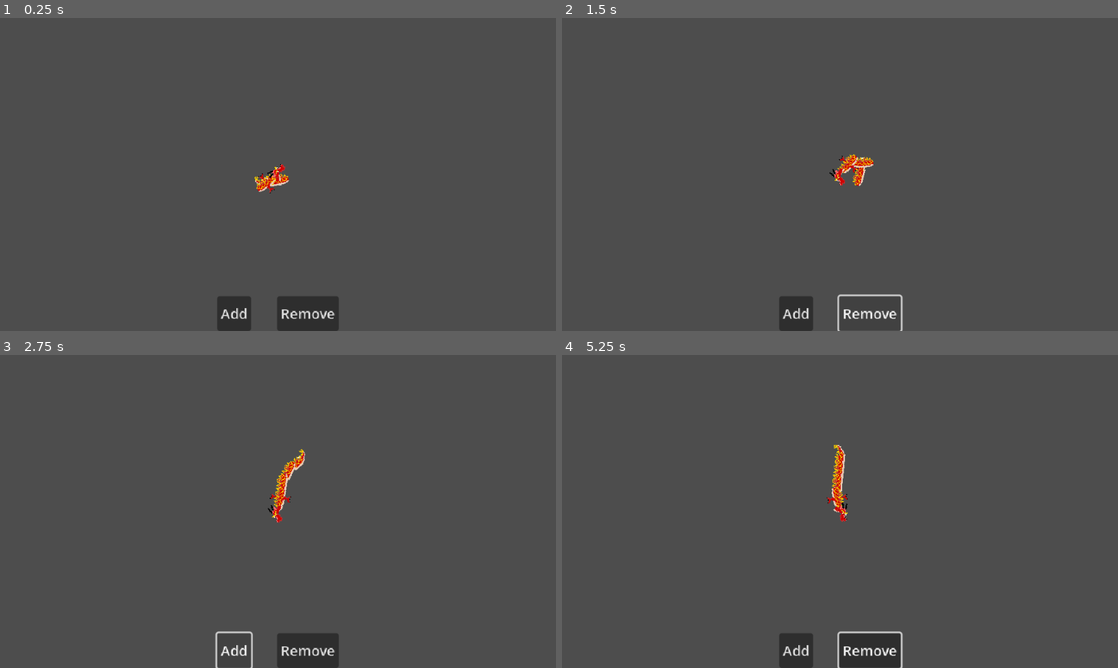
Above: before the commit, frames 1-4 (two rows, left to right).
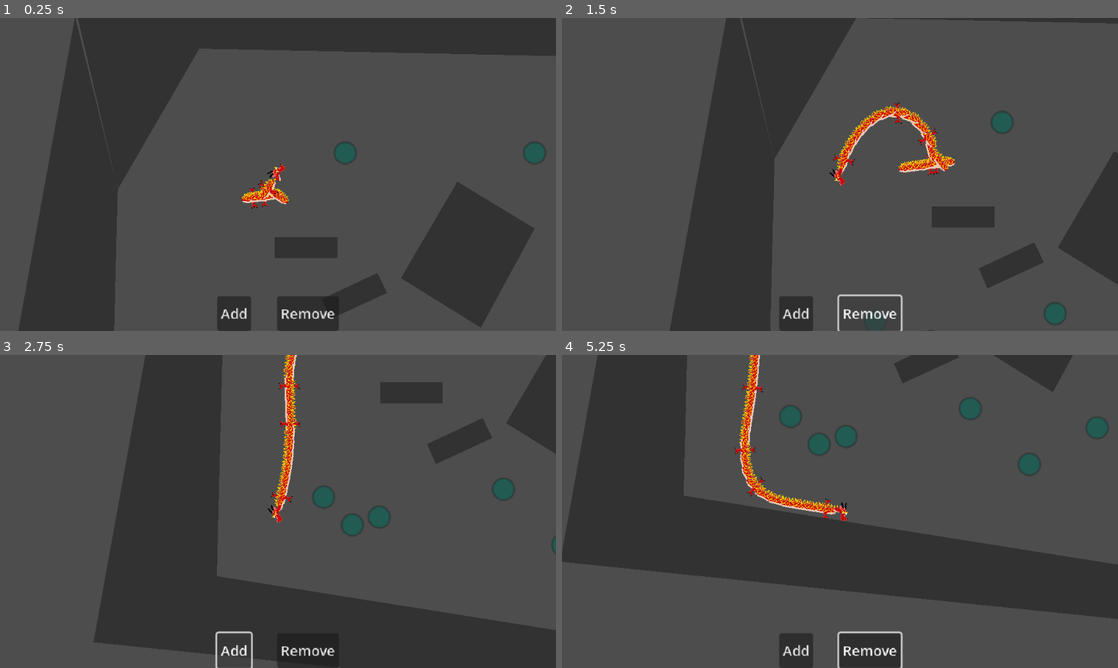
Above: after the commit, the same moments.

Repository: Steaf23/GMTK-2025
Game: Godot game, scene res://world.tscn
Two runs of this game, one before a commit and one after it. Both use one fixed random seed, a clock stepped at 60 frames per second and the inputs below.
Inputs (mouse positions are in pixels of both pictures, inside the frame that each line leads up to):
- Up to frame 1 (0.25 s): no input
- Up to frame 2 (1.5 s): click "Add" at 0.5 s; click "Remove" at 1.25 s
- Up to frame 3 (2.75 s): click "Add" at 2 s
- Up to frame 4 (5.25 s): click "Remove" at 2.75 s; click "Add" at 3.5 s; click "Remove" at 4.25 s; move the mouse to (962, 495) at 5.02 s

The runs differ from the first frame. In frame 1, 32% of the frame differs, in the area x 3-100%, y 0-100%; in frame 2, 23%; in frame 3, 32%; in frame 4, 34%, in the area x 0-100%, y 0-85%.

Commit message:
- implemented constriction mechanic to crush warriors by looping around them

Diff:
--- /dev/null
+++ b/constriction_manager.gd
@@ -0,0 +1,52 @@
+class_name ConstrictionManager
+extends RefCounted
+
+class ConstrictionWindow extends RefCounted:
+	var age = 0
+	var start_segment = 0
+	var end_segment = 0
+
+	func _init(start: int, end: int) -> void:
+		start_segment = start
+		end_segment = end
+
+
+var windows: Array[ConstrictionWindow] = []
+
+func add_window(start: int, end: int) -> ConstrictionWindow:
+	for existing in windows:
+		if existing.start_segment == start and existing.end_segment == end:
+			return existing
+
+	var w = ConstrictionWindow.new(start, end)
+	windows.append(w)
+
+	return w
+
+
+func edit(window: ConstrictionWindow, new_start, new_end) -> ConstrictionWindow:
+	if window not in windows:
+		assert(false)
+		return window
+
+	window.start_segment = new_start
+	window.end_segment = new_end
+	window.age += 1
+
+	if window.start_segment - window.end_segment == 2:
+		windows.erase(window)
+		return null
+	else:
+		return window
+
+
+func remove_window(window: ConstrictionWindow) -> void:
+	windows.erase(window)
+
+
+func get_window(start_segment: int) -> ConstrictionWindow:
+	for w in windows:
+		if w.start_segment == start_segment:
+			return w
+
+	return null
--- a/dragon/body_segment.gd
+++ b/dragon/body_segment.gd
@@ -71,11 +71,12 @@
 
 
 func _on_segment_detect_body_exited(body: Node2D) -> void:
-	if body == self:
+	if body == self || body is not Segment:
 		return
 
 	body_collision_exited.emit(body)
 
 
-func _draw() -> void:
-	draw_string(ThemeDB.fallback_font, Vector2.ZERO + Vector2(-5, 5), str(idx), HORIZONTAL_ALIGNMENT_CENTER, -1, 16)
+## DEBUG DRAWING
+#func _draw() -> void:
+	#draw_string(ThemeDB.fallback_font, Vector2.ZERO + Vector2(-5, 5), str(idx), HORIZONTAL_ALIGNMENT_CENTER, -1, 16)
--- a/dragon/dragon.gd
+++ b/dragon/dragon.gd
@@ -2,7 +2,7 @@
 extends Node2D
 
 @export var follow_distance: int = 15
-@export var speed: int = 50
+@export var speed: int = 150
 @export var speed_mult: float = 1.0
 
 @onready var head: CharacterBody2D = $Head
@@ -12,11 +12,12 @@
 var strangle_points: PackedVector2Array = []
 
 # array of arrays, keeping track of segments that are part of a possible constriction.
-var constriction_windows: Array[ConstrictionWindow] = []
+var constriction_windows: ConstrictionManager = ConstrictionManager.new()
 
 func _ready() -> void:
-	for i in 3:
+	for i in 30:
 		add_segment()
+
 
 
 func _physics_process(delta: float) -> void:
@@ -27,12 +28,11 @@
 	var leading: Node2D = head
 	var idx = 0
 	for b in segments():
-		if not b.update_position(leading, follow_distance, cur_speed, delta, $Body.get_child_count() - idx):
+		if not b.update_position(leading, follow_distance, cur_speed, delta, b.get_index()):
 			break
 
 		leading = b
 		idx += 1
-
 
 func add_segment() -> void:
 	var segment = preload("res://dragon/body_segment.tscn").instantiate()
@@ -126,24 +126,36 @@
 			break
 		segment_idx += 1
 
-	var window = ConstrictionWindow.new()
-	window.power = 0
-	window.start_segment = $Body.get_child_count()
-	window.end_segment = segment_idx
-	constriction_windows.push_back(window)
-
-	$Body.get_child(-1).body_collision_exited.connect(func(body): segment_exited_collision($Body.get_child(-1), body, window), ConnectFlags.CONNECT_ONE_SHOT)
+	var window = constriction_windows.add_window($Body.get_child_count(), segment_idx)
+
+	#$Body.get_child(-1).body_collision_exited.connect(func(body): segment_exited_collision($Body.get_child(-1), body, window), ConnectFlags.CONNECT_ONE_SHOT)
 
 	#get_captured_consumables()
-	queue_redraw()
-
-
-func get_captured_consumables() -> void:
+	#queue_redraw()
+
+
+func update_captured_warriors(window: ConstrictionManager.ConstrictionWindow) -> Array[Dictionary]:
+	if window.start_segment < window.end_segment:
+		#assert(false, "Illegal window")
+		return []
+
+	var points: PackedVector2Array = []
+	var s = window.start_segment
+	while s >= window.end_segment:
+		var segment = $Body.get_child(s) as Segment
+		points.append(segment.global_position)
+		s -= 1
+
+	points.append(points[0])
+
+	if points.size() < 3:
+		return []
+
 	var space_state = get_world_2d().direct_space_state
 
 	# Use Convex or Concave shape depending on polygon type
 	var poly_shape = ConvexPolygonShape2D.new()
-	poly_shape.points = strangle_points
+	poly_shape.points = points
 
 	var shape_params = PhysicsShapeQueryParameters2D.new()
 	shape_params.shape = poly_shape
@@ -154,7 +166,14 @@
 	var results = space_state.intersect_shape(shape_params, 32)
 
 	for r in results:
-		print("Found body: ", r.collider)
+		if r.collider is Warrior:
+			(r.collider as Warrior).captured = true
+
+
+	strangle_points = points
+	queue_redraw()
+
+	return results
 
 
 func segments() -> Array[Segment]:
@@ -165,17 +184,58 @@
 
 
 # the segment the top segment collided with is the new ending segment of the loop
-func segment_exited_collision(old_start: Node2D, new_end: Node2D, window: ConstrictionWindow) -> void:
+func segment_exited_collision(old_start: Node2D, new_end: Node2D, window: ConstrictionManager.ConstrictionWindow) -> void:
 	if new_end is not Segment:
 		return
 
-	window.start_segment -= 1
-	$Body.get_child(window.start_segment).body_collision_exited.connect(func(body): segment_exited_collision($Body.get_child(window.start_segment), body, window), ConnectFlags.CONNECT_ONE_SHOT)
-	window.end_segment = new_end.get_index()
-	print(window.start_segment, " ", window.end_segment)
-
-
-class ConstrictionWindow:
-	var power = 0
-	var start_segment = 0
-	var end_segment = 0
+	var new_start = window.start_segment - 1
+	#$Body.get_child(new_start).body_collision_exited.connect(func(body): segment_exited_collision($Body.get_child(new_start), body, window), ConnectFlags.CONNECT_ONE_SHOT)
+	constriction_windows.edit(window, new_start, new_end.get_index())
+
+
+func _on_segment_detect_body_exited(body: Node2D) -> void:
+	if body is not Segment:
+		return
+
+	if not $StartTimer.is_stopped():
+		return
+
+	var body_idx = body.get_index()
+
+	# Create window between body_idx and the segment following the head
+	var window = constriction_windows.add_window($Body.get_child_count() - 1, body_idx)
+
+	var start_segment_body = $Body.get_child(window.start_segment)
+	#TODO: in eliminating double connection we can probably get rid of the left over windows too.
+	start_segment_body.body_collision_exited.connect(_on_segment_exited_segment.bind(start_segment_body), ConnectFlags.CONNECT_ONE_SHOT)
+
+
+func _on_segment_exited_segment(body: Node2D, origin_body: Segment) -> void:
+	var segment = body as Segment
+
+	var window = constriction_windows.get_window(origin_body.get_index())
+
+	if window == null:
+		#print("WINDOW WITH START_SEGMENT ", origin_body.get_index(), " DOES NOT EXIST!")
+		return
+
+	#print("CONTINUE WINDOW s:", window.start_segment, " e: ", window.end_segment)
+	# TODO: add check to remove constriction if the window is no longer constricting.
+	window = constriction_windows.edit(window, window.start_segment - 1, body.get_index())
+	if not window:
+		#print("WINDOW DISCARDED BY MANAGER!")
+		return
+
+	var start_segment_body = $Body.get_child(window.start_segment)
+	start_segment_body.body_collision_exited.connect(_on_segment_exited_segment.bind(start_segment_body), ConnectFlags.CONNECT_ONE_SHOT)
+
+	var res = update_captured_warriors(window)
+	if res.is_empty():
+		constriction_windows.remove_window(window)
+
+	## Invalid window cleanup...
+	#var dist = start_segment_body.global_position.distance_to(body.global_position)
+	#await get_tree().create_timer(0.5).timeout
+	#
+	#if dist < start_segment_body.global_position.distance_to(body.global_position):
+		#print("WINDOW at start ", start_segment_body.get_index(), " to loose!")
--- a/dragon/dragon.tscn
+++ b/dragon/dragon.tscn
@@ -45,6 +45,9 @@
 "speed": 5.0
 }]
 
+[sub_resource type="CircleShape2D" id="CircleShape2D_qw8pt"]
+radius = 8.0
+
 [node name="Dragon" type="Node2D"]
 script = ExtResource("1_lmeim")
 
@@ -78,12 +81,20 @@
 autoplay = "default"
 flip_h = true
 
-[node name="Area2D" type="Area2D" parent="Head"]
+[node name="SegmentDetect" type="Area2D" parent="Head"]
+collision_layer = 0
 
-[node name="CollisionShape2D" type="CollisionShape2D" parent="Head/Area2D"]
+[node name="CollisionShape2D" type="CollisionShape2D" parent="Head/SegmentDetect"]
+shape = SubResource("CircleShape2D_qw8pt")
 
 [node name="Line2D" type="Line2D" parent="."]
+
+[node name="StartTimer" type="Timer" parent="."]
+wait_time = 2.0
+one_shot = true
+autostart = true
 
 [connection signal="area_entered" from="Head/HeadPivot/Mouth" to="." method="_on_mouth_area_entered"]
 [connection signal="body_entered" from="Head/HeadPivot/Mouth" to="." method="_on_mouth_body_entered"]
 [connection signal="animation_finished" from="Head/HeadPivot/Sprite" to="Head" method="_on_sprite_animation_finished"]
+[connection signal="body_exited" from="Head/SegmentDetect" to="." method="_on_segment_detect_body_exited"]
--- a/warrior.gd
+++ b/warrior.gd
@@ -1 +1,37 @@
+class_name Warrior
 extends CharacterBody2D
+
+signal killed()
+
+@onready var captured: bool = false:
+	set(value):
+		if not is_stuck():
+			captured = false
+
+		if value and not captured:
+			$ConstrictTimer.start()
+			captured = true
+
+		if not value:
+			captured = false
+
+
+func _ready() -> void:
+	for c in $Rays.get_children():
+		c.add_exception(self)
+
+
+func is_stuck() -> bool:
+	for c in $Rays.get_children():
+		if not c.is_colliding():
+			return false
+
+	return true
+
+
+func _on_constrict_timer_timeout() -> void:
+	if not is_stuck():
+		captured = false
+		return
+
+	killed.emit()
--- a/warrior.tscn
+++ b/warrior.tscn
@@ -8,8 +8,17 @@
 [sub_resource type="CircleShape2D" id="CircleShape2D_dvau4"]
 radius = 18.0278
 
+[sub_resource type="Gradient" id="Gradient_pkbmn"]
+offsets = PackedFloat32Array(0.246753, 0.311688)
+colors = PackedColorArray(0.133333, 0.360784, 0.32549, 1, 0, 0, 0, 0)
+
+[sub_resource type="GradientTexture2D" id="GradientTexture2D_373gj"]
+gradient = SubResource("Gradient_pkbmn")
+fill = 1
+fill_from = Vector2(0.5, 0.5)
+
 [node name="Warrior" type="CharacterBody2D"]
-collision_layer = 15
+collision_layer = 14
 collision_mask = 15
 motion_mode = 1
 script = ExtResource("1_pkbmn")
@@ -22,3 +31,51 @@
 
 [node name="CollisionShape2D" type="CollisionShape2D" parent="ConsumeArea"]
 shape = SubResource("CircleShape2D_dvau4")
+
+[node name="Rays" type="Node2D" parent="."]
+
+[node name="RayCast2D3" type="RayCast2D" parent="Rays"]
+rotation = 1.57069
+target_position = Vector2(0, 30)
+collision_mask = 15
+
+[node name="RayCast2D4" type="RayCast2D" parent="Rays"]
+rotation = 1.57069
+target_position = Vector2(0, -30)
+collision_mask = 15
+
+[node name="RayCast2D" type="RayCast2D" parent="Rays"]
+target_position = Vector2(0, 30)
+collision_mask = 15
+
+[node name="RayCast2D2" type="RayCast2D" parent="Rays"]
+target_position = Vector2(0, -30)
+collision_mask = 15
+
+[node name="RayCast2D5" type="RayCast2D" parent="Rays"]
+rotation = 0.785398
+target_position = Vector2(0, 30)
+collision_mask = 15
+
+[node name="RayCast2D6" type="RayCast2D" parent="Rays"]
+rotation = 0.785398
+target_position = Vector2(0, -30)
+collision_mask = 15
+
+[node name="RayCast2D7" type="RayCast2D" parent="Rays"]
+rotation = -0.785398
+target_position = Vector2(0, 30)
+collision_mask = 15
+
+[node name="RayCast2D8" type="RayCast2D" parent="Rays"]
+rotation = -0.785398
+target_position = Vector2(0, -30)
+collision_mask = 15
+
+[node name="ConstrictTimer" type="Timer" parent="."]
+one_shot = true
+
+[node name="Sprite2D" type="Sprite2D" parent="."]
+texture = SubResource("GradientTexture2D_373gj")
+
+[connection signal="timeout" from="ConstrictTimer" to="." method="_on_constrict_timer_timeout"]
--- a/world.gd
+++ b/world.gd
@@ -6,9 +6,26 @@
 func _ready() -> void:
 	randomize()
 
+	for c in $Enemies.get_children():
+		if c is Warrior:
+			c.killed.connect(_on_warrior_killed.bind(c))
+
+
 func _on_add_pressed() -> void:
 	dragon.add_segment()
 
 
 func _on_remove_pressed() -> void:
 	dragon.remove_segment()
+
+
+func _process(delta: float) -> void:
+	var text = ""
+	for w in dragon.constriction_windows.windows:
+		text += "Diff: %s, Start: %s, End: %s\n" % [w.start_segment - w.end_segment, w.start_segment, w.end_segment]
+	$CanvasLayer/Label.text = text
+
+
+func _on_warrior_killed(warrior: Warrior) -> void:
+	dragon.add_segment()
+	warrior.queue_free()
--- a/world.tscn
+++ b/world.tscn
@@ -43,19 +43,38 @@
 position = Vector2(1, 2)
 shape = SubResource("RectangleShape2D_fj7yv")
 
-[node name="Warrior" parent="." instance=ExtResource("3_tlwt5")]
-position = Vector2(161, 169)
-
 [node name="Walls" type="StaticBody2D" parent="."]
 position = Vector2(161, 169)
 collision_layer = 7
 collision_mask = 7
+
+[node name="Polygon2D" type="Polygon2D" parent="Walls"]
+color = Color(0.197937, 0.197937, 0.197937, 1)
+polygon = PackedVector2Array(-371, -384, 781, -369, 737, 300, -472, 176, -372, -377, -323, -178, -330, 100, -330, 100, 684, 261, 677, -321, -229, -340, -323, -178)
+
+[node name="Polygon2D4" type="Polygon2D" parent="Walls"]
+color = Color(0.197937, 0.197937, 0.197937, 1)
+polygon = PackedVector2Array(-70, -99, -70, -123, -142, -123, -142, -99)
+
+[node name="Polygon2D3" type="Polygon2D" parent="Walls"]
+color = Color(0.197937, 0.197937, 0.197937, 1)
+polygon = PackedVector2Array(-24, -82, -13, -59, -78, -29, -88, -52)
+
+[node name="Polygon2D2" type="Polygon2D" parent="Walls"]
+color = Color(0.197937, 0.197937, 0.197937, 1)
+polygon = PackedVector2Array(68, -187, 157, -133, 95, -19, 3, -76)
 
 [node name="CollisionPolygon2D" type="CollisionPolygon2D" parent="Walls"]
 position = Vector2(50, 0)
 polygon = PackedVector2Array(-373, -178, -279, -340, 627, -321, 634, 261, -379, 100, -373, -178, -468, -166, -529, 180, 692, 307, 734, -369, -421, -387, -468, -166)
 
 [node name="CanvasLayer" type="CanvasLayer" parent="."]
+
+[node name="Label" type="Label" parent="CanvasLayer"]
+visible = false
+offset_right = 40.0
+offset_bottom = 23.0
+text = "WTF"
 
 [node name="HBoxContainer" type="HBoxContainer" parent="CanvasLayer"]
 anchors_preset = 7
@@ -79,30 +98,35 @@
 layout_mode = 2
 text = "Remove"
 
-[node name="Warrior8" parent="." instance=ExtResource("3_tlwt5")]
-position = Vector2(307, 191)
-
-[node name="Warrior2" parent="." instance=ExtResource("3_tlwt5")]
-position = Vector2(229, 233)
-
-[node name="Warrior3" parent="." instance=ExtResource("3_tlwt5")]
-position = Vector2(-46, 178)
-
-[node name="Warrior4" parent="." instance=ExtResource("3_tlwt5")]
-position = Vector2(-13, 210)
-
-[node name="Warrior5" parent="." instance=ExtResource("3_tlwt5")]
-position = Vector2(318, -51)
-
-[node name="Warrior6" parent="." instance=ExtResource("3_tlwt5")]
-position = Vector2(100, -51)
-
-[node name="Warrior7" parent="." instance=ExtResource("3_tlwt5")]
-position = Vector2(18, 201)
-
 [node name="AudioStreamPlayer" type="AudioStreamPlayer" parent="."]
 stream = ExtResource("4_aqk2v")
 autoplay = true
 
+[node name="Enemies" type="Node2D" parent="."]
+
+[node name="Warrior8" parent="Enemies" instance=ExtResource("3_tlwt5")]
+position = Vector2(307, 191)
+
+[node name="Warrior2" parent="Enemies" instance=ExtResource("3_tlwt5")]
+position = Vector2(229, 233)
+
+[node name="Warrior3" parent="Enemies" instance=ExtResource("3_tlwt5")]
+position = Vector2(-46, 178)
+
+[node name="Warrior4" parent="Enemies" instance=ExtResource("3_tlwt5")]
+position = Vector2(-13, 210)
+
+[node name="Warrior5" parent="Enemies" instance=ExtResource("3_tlwt5")]
+position = Vector2(318, -51)
+
+[node name="Warrior6" parent="Enemies" instance=ExtResource("3_tlwt5")]
+position = Vector2(100, -51)
+
+[node name="Warrior7" parent="Enemies" instance=ExtResource("3_tlwt5")]
+position = Vector2(18, 201)
+
+[node name="Warrior" parent="Enemies" instance=ExtResource("3_tlwt5")]
+position = Vector2(161, 169)
+
 [connection signal="pressed" from="CanvasLayer/HBoxContainer/Add" to="." method="_on_add_pressed"]
 [connection signal="pressed" from="CanvasLayer/HBoxContainer/Remove" to="." method="_on_remove_pressed"]
Not shown, added: constriction_manager.gd.uid
Not shown: 1 places in dragon/dragon.tscn that only renumber resources
Not shown: 1 places in warrior.tscn that only renumber resources
